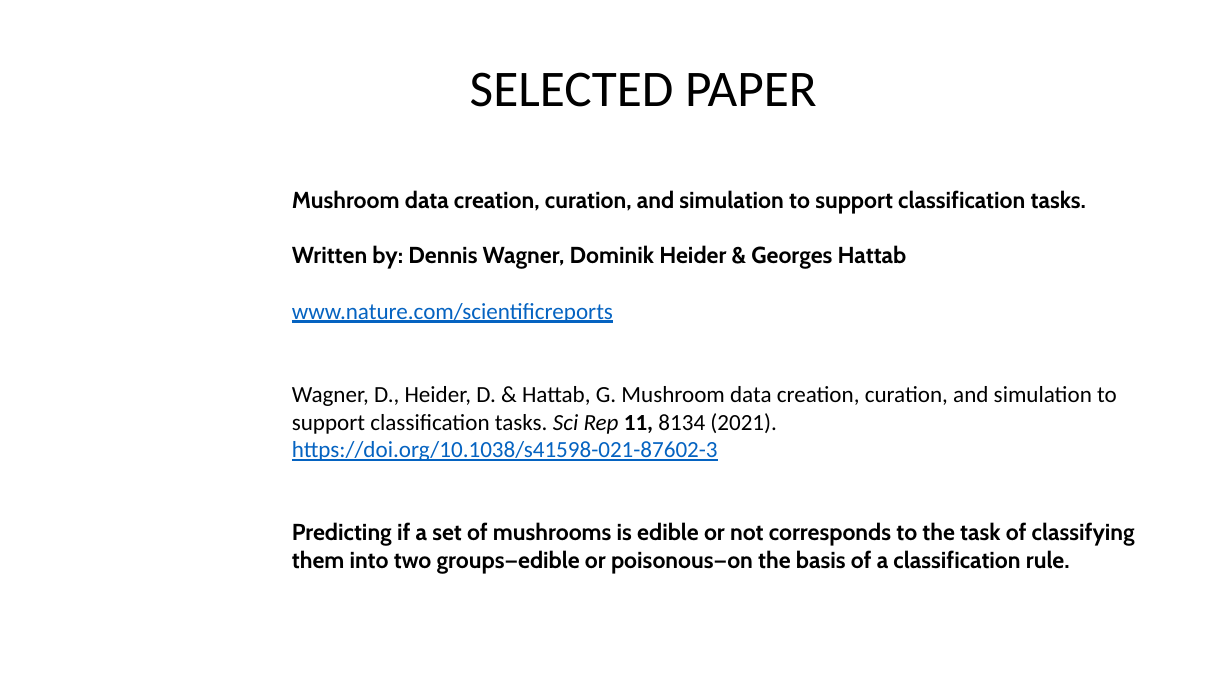
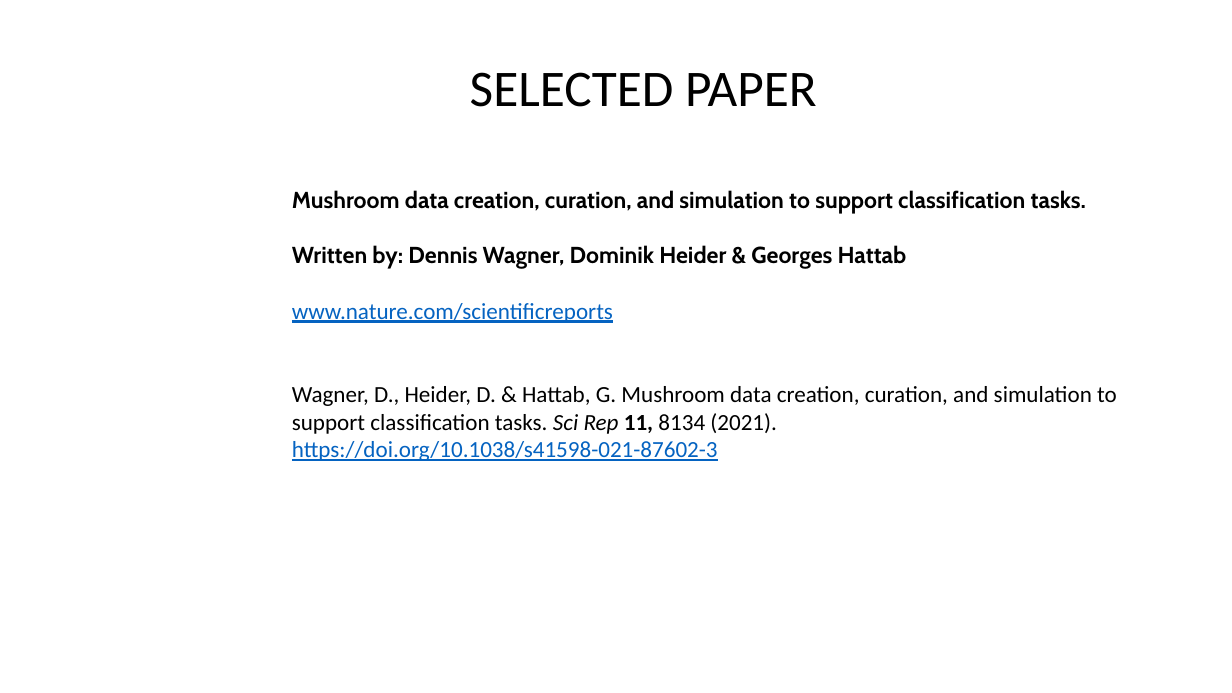
Before and after one commit to alessandro-maccario/Data_Mining_and_Neurocomputing, a slide deck: slide 2 of Data_Mining_Presentation.pptx (slide 3 before the commit). Drawn at 1232x693 pixels with LibreOffice and Linux fonts; fonts in the diff are those of the drawing. Boxes give left, top, right and bottom in pixels: in the first picture for what was removed or moved away, otherwise in the second. Text is boxed around its words. In the diff, an @@ line names an element or a change of style, - is before the commit and + after.

```diff
--- a/Data_Mining_Presentation.pptx
+++ b/Data_Mining_Presentation.pptx
@@ text at [292, 522, 1135, 574]: paragraph removed @@
-Predicting if a set of mushrooms is edible or not corresponds to the task of classifying them into two groups—edible or poisonous—on the basis of a classification rule.
```
Also in this commit, not shown: 7 other slides changed, 1 slide added, 2 slides removed.
